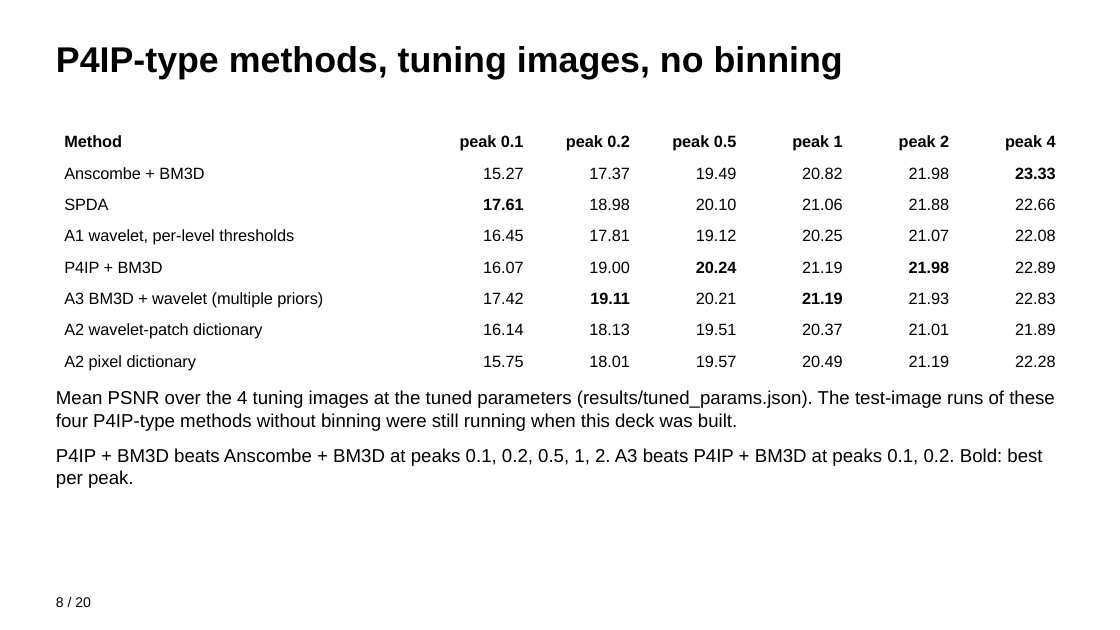
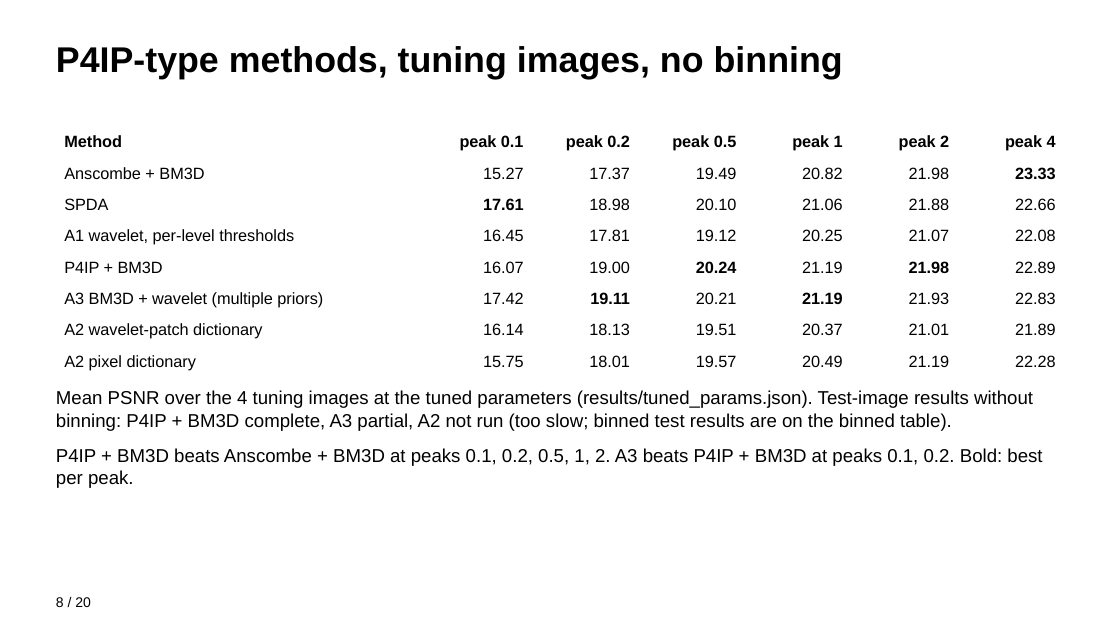
Before and after one commit to tarantulass/EE779-Poisson-Denoising, a slide deck: slide 8 of output/EE779_results.pptx. Drawn at 1120x630 pixels with LibreOffice and Linux fonts; fonts in the diff are those of the drawing. Boxes give left, top, right and bottom in pixels: in the first picture for what was removed or moved away, otherwise in the second. Text is boxed around its words. In the diff, an @@ line names an element or a change of style, - is before the commit and + after.

```diff
--- a/output/EE779_results.pptx
+++ b/output/EE779_results.pptx
@@ text at (x1=56, y1=390, x2=1033, y2=431): text changed @@
-Mean PSNR over the 4 tuning images at the tuned parameters (results/tuned_params.json). The test-image runs of these four P4IP-type methods without binning were still running when this deck was built.
+Mean PSNR over the 4 tuning images at the tuned parameters (results/tuned_params.json). Test-image results without binning: P4IP + BM3D complete, A3 partial, A2 not run (too slow; binned test results are on the binned table).
```
Also in this commit, not shown: 9 other slides changed, 2 other files.
